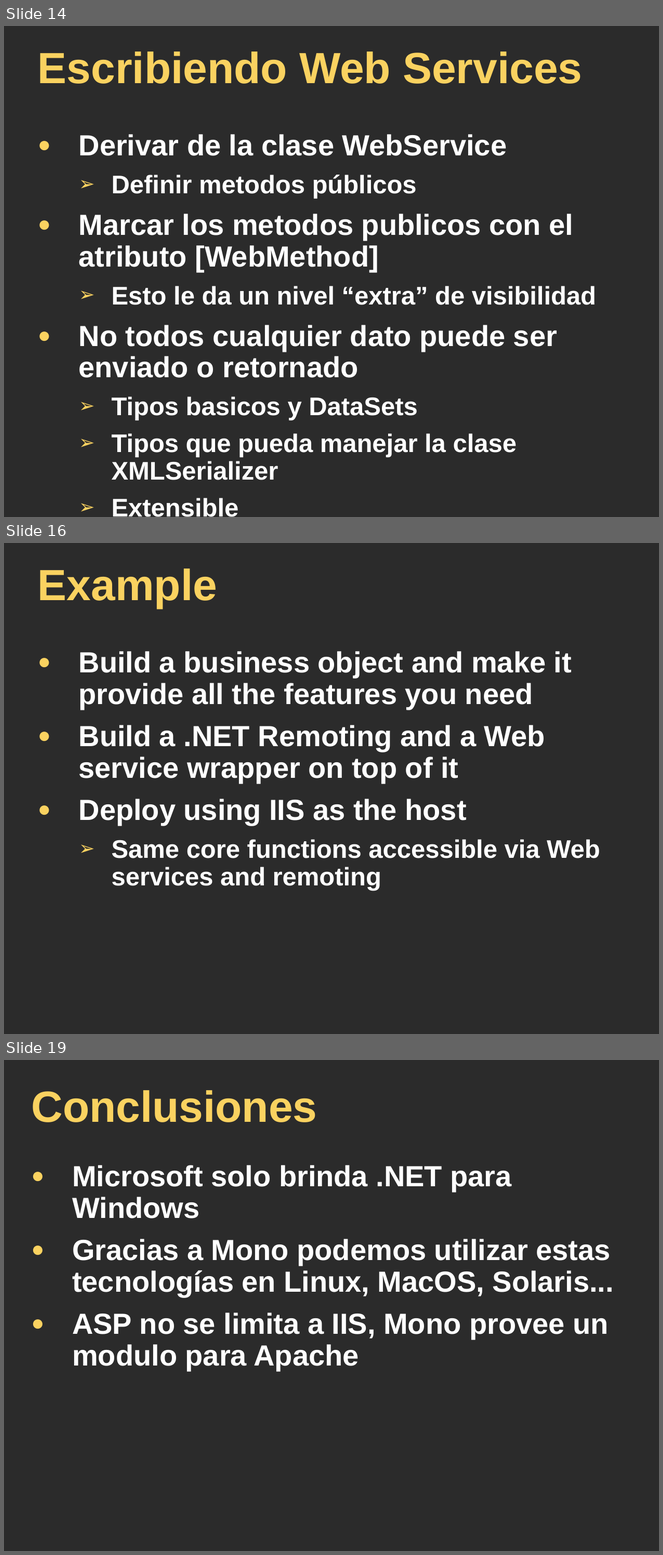
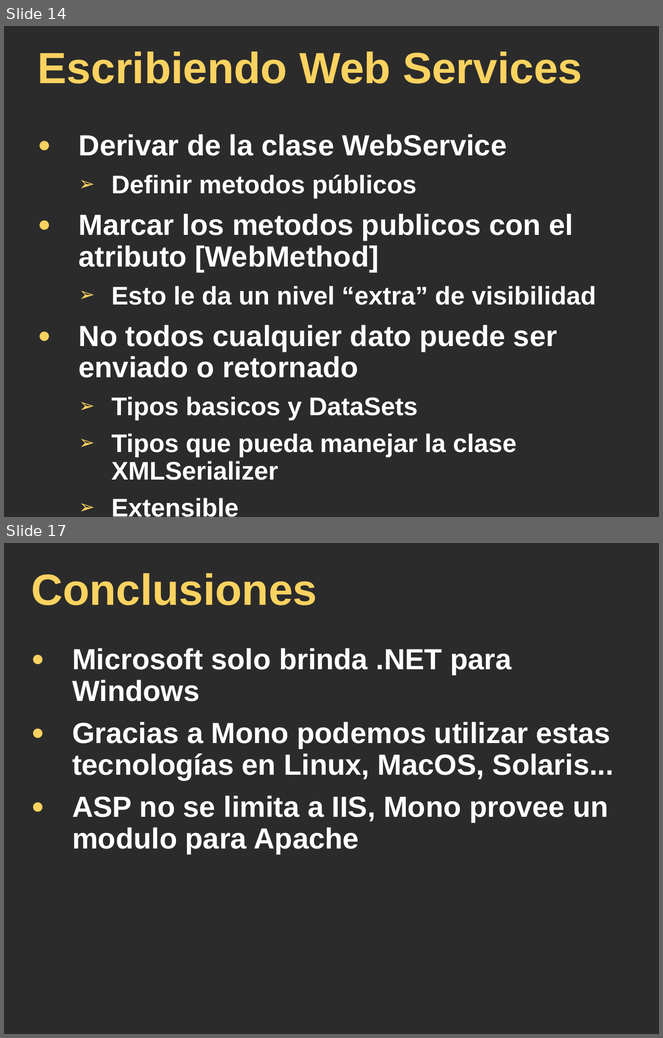
Before and after one commit to luislarrateguy/admrec, a slide deck: presentaciones/presentacionRemotingWS.odp. Shown one above the other, each under a label of ours: slides 14, 16 and 19 before the commit, slides 14 and 17 after it; the slides between them are not shown. The pictures are 663x1555 and 663x1038 pixels, drawn with LibreOffice and Linux fonts; fonts in the diff are those of the drawing; background and template pictures are left out; a plain dark background stands for a picture behind light text. Boxes give left, top, right and bottom in pixels: in the first picture for what was removed or moved away, otherwise in the second. Text is boxed around its words. In the diff, an @@ line names an element or a change of style, - is before the commit and + after.

Commit message:
-Correcciones y mejoras en la presentación de Remoting y WS.

```diff
--- a/presentaciones/presentacionRemotingWS.odp
+++ b/presentaciones/presentacionRemotingWS.odp
@@ slide 16 removed at [4, 543, 659, 1034], background picture (left out) @@
@@ title removed at [38, 568, 217, 609] @@
-Example
@@ text removed at [79, 651, 600, 891] @@
-● Build a business object and make it provide all the features you need
-● Build a .NET Remoting and a Web service wrapper on top of it
-● Deploy using IIS as the host
-  ➢ Same core functions accessible via Web services and remoting
@@ what was slide 19 is now slide 17 @@
```
Also in this commit, not shown: 3 slides changed, 1 other slide removed.
